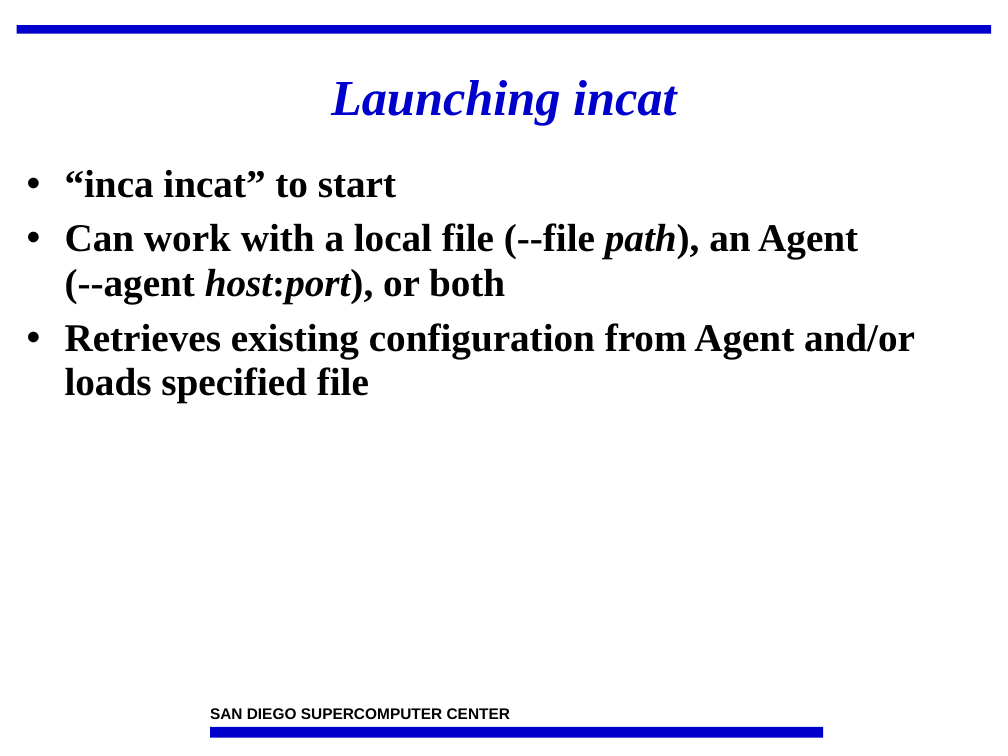
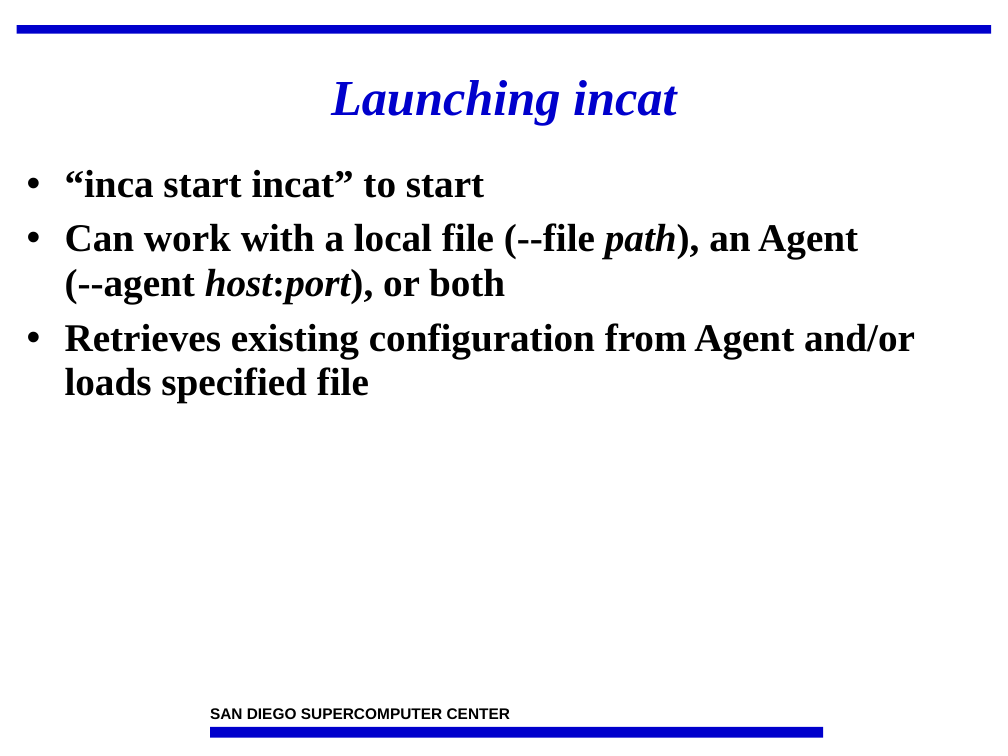
Before and after one commit to IncaProject/inca-xsede, a slide deck: slide 4 of talks/feb-06-workshop/incat.ppt. Drawn at 1008x756 pixels with LibreOffice and Linux fonts; fonts in the diff are those of the drawing; background and template pictures are left out. Boxes give left, top, right and bottom in pixels: in the first picture for what was removed or moved away, otherwise in the second. Text is boxed around its words. In the diff, an @@ line names an element or a change of style, - is before the commit and + after.

```diff
--- a/talks/feb-06-workshop/incat.ppt
+++ b/talks/feb-06-workshop/incat.ppt
@@ text at <box>65,170,484,198</box>: text changed @@
-• “inca incat” to start
+• “inca start incat” to start
```
Also in this commit, not shown: 5 other slides changed, 1 slide added, 1 slide removed.
